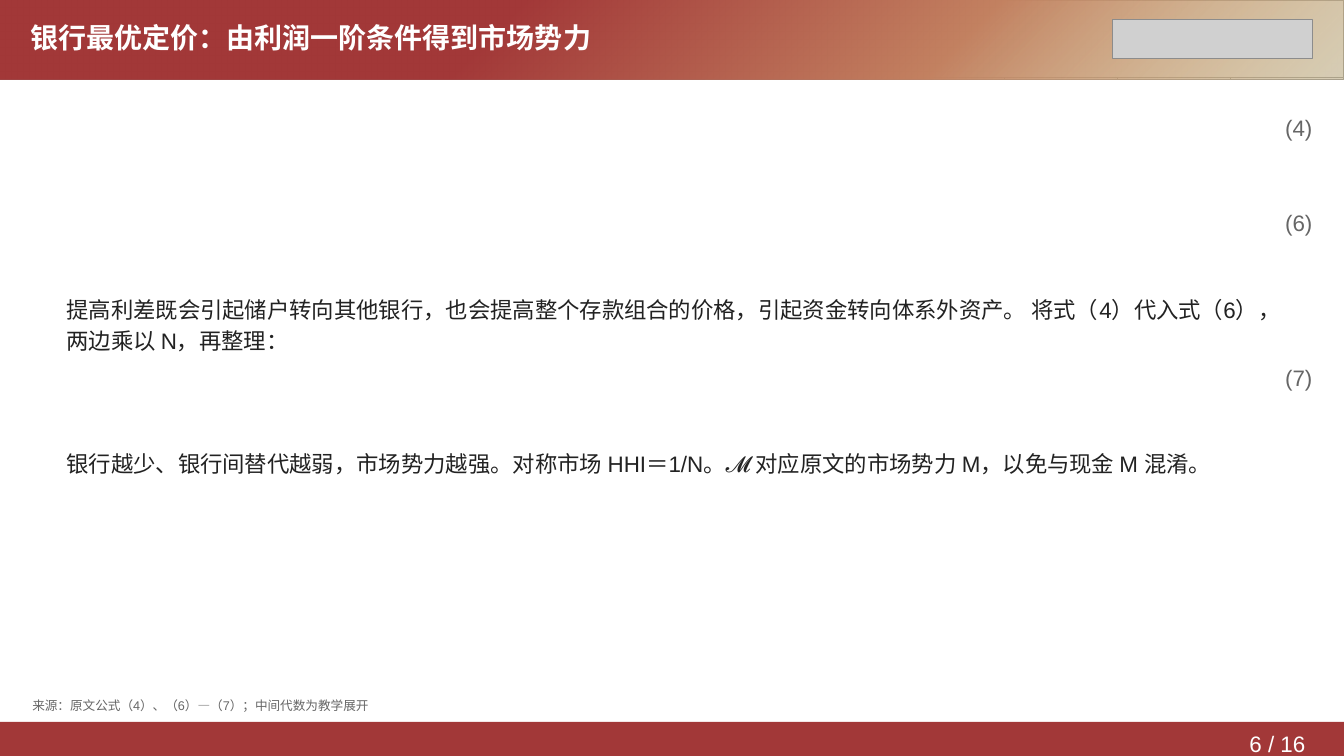
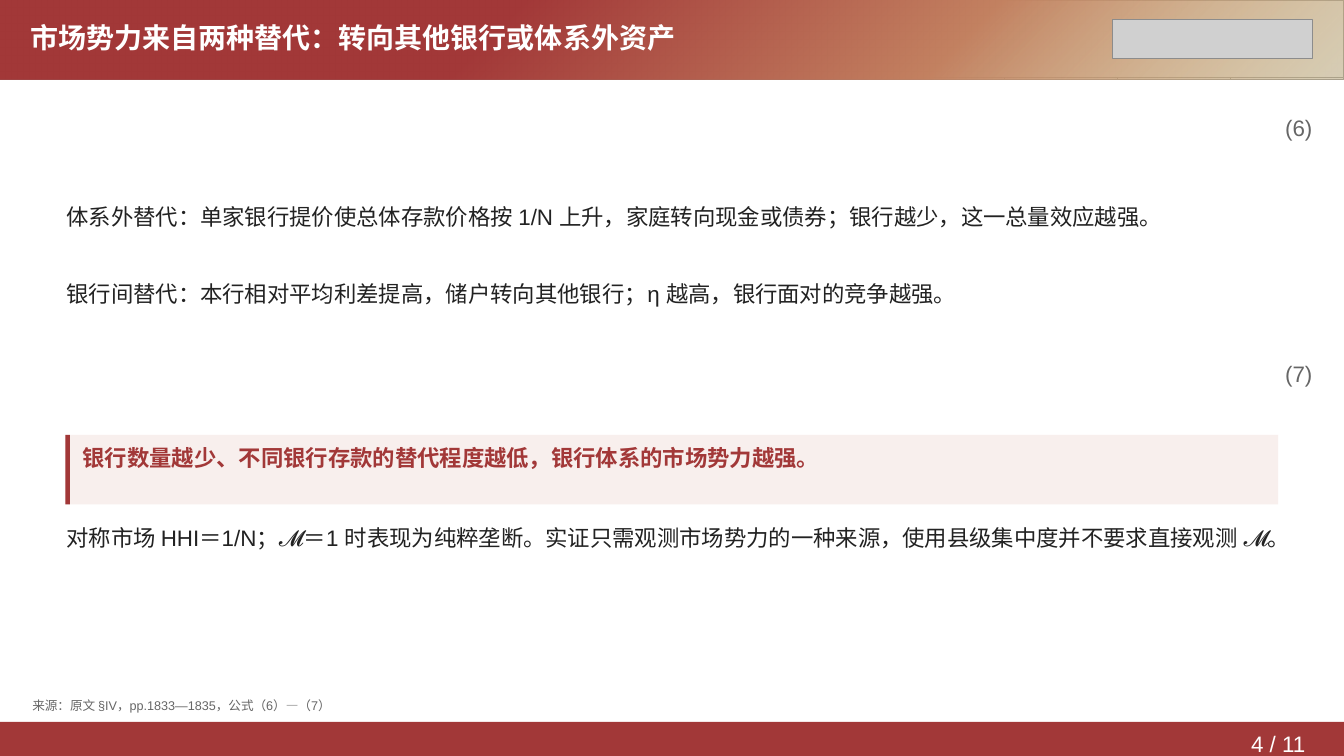
Before and after one commit to Yutingee/trial, a slide deck: slide 4 of deliverables/DepositsChannel-Model.pptx (slide 6 before the commit). Drawn at 1344x756 pixels with LibreOffice and Linux fonts; fonts in the diff are those of the drawing; grey boxes stand for pictures. Boxes give left, top, right and bottom in pixels: in the first picture for what was removed or moved away, otherwise in the second. Text is boxed around its words. In the diff, an @@ line names an element or a change of style, - is before the commit and + after.

```diff
--- a/deliverables/DepositsChannel-Model.pptx
+++ b/deliverables/DepositsChannel-Model.pptx
@@ text at (30, 24, 675, 51): text changed @@
-银行最优定价：由利润一阶条件得到市场势力
+市场势力来自两种替代：转向其他银行或体系外资产
@@ text "(6)": place and size @@
-text "(6)" at (1285, 215, 1312, 236)
+text "(6)" at (1285, 120, 1312, 141)
@@ text removed at (1285, 120, 1312, 141) @@
-(4)
@@ text added at (66, 206, 1162, 229), 16 pt, text #222222 @@
+体系外替代：单家银行提价使总体存款价格按 1/N 上升，家庭转向现金或债券；银行越少，这一总量效应越强。
@@ text at (66, 283, 956, 307): text changed @@
-提高利差既会引起储户转向其他银行，也会提高整个存款组合的价格，引起资金转向体系外资产。 将式（4）代入式（6），两边乘以 N，再整理：
+银行间替代：本行相对平均利差提高，储户转向其他银行；η 越高，银行面对的竞争越强。
@@ text "(7)": place and size @@
-text "(7)" at (1285, 370, 1312, 391)
+text "(7)" at (1285, 366, 1312, 387)
@@ rectangle added at (66, 436, 1278, 505), fill #F8EFED @@
@@ rectangle added at (66, 436, 70, 505), fill #A23838 @@
@@ text at (83, 447, 819, 469): text changed; text colour #222222 to #A23838; bold on @@
-银行越少、银行间替代越弱，市场势力越强。对称市场 HHI＝1/N。𝓜 对应原文的市场势力 M，以免与现金 M 混淆。
+银行数量越少、不同银行存款的替代程度越低，银行体系的市场势力越强。
@@ text added at (66, 527, 1289, 550), 16 pt, text #222222 @@
+对称市场 HHI＝1/N；𝓜＝1 时表现为纯粹垄断。实证只需观测市场势力的一种来源，使用县级集中度并不要求直接观测 𝓜。
@@ text at (32, 699, 331, 713): text changed @@
-来源：原文公式（4）、（6）—（7）；中间代数为教学展开
+来源：原文 §IV，pp.1833—1835，公式（6）—（7）
@@ text at (1251, 736, 1305, 752): text changed @@
-6 / 16
+4 / 11
```
Also in this commit, not shown: 9 other slides changed, 1 slide added, 6 slides removed, 2 other files.
